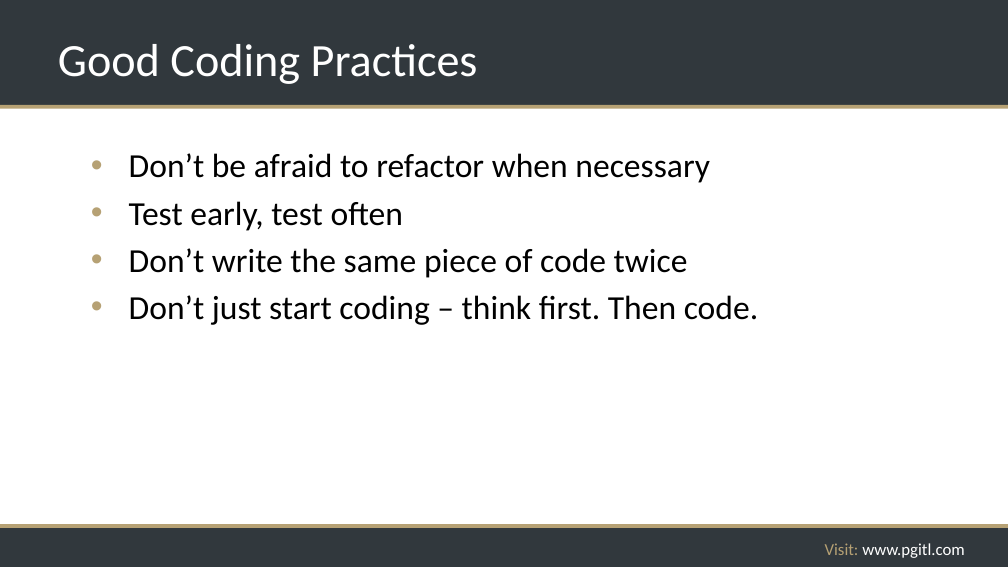
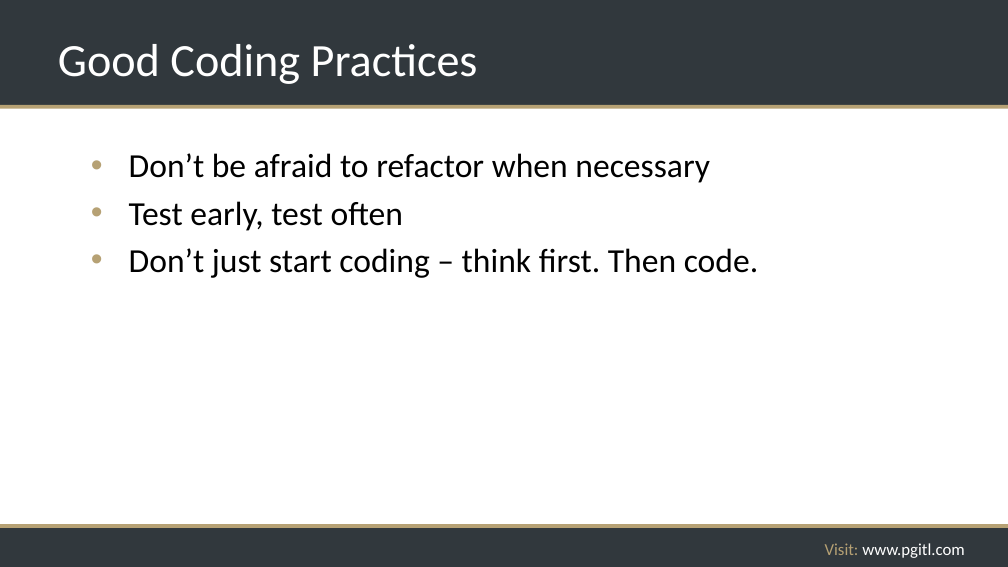
Before and after one commit to rikkouri/project-a, a slide deck: slide 234 of Programming Foundations.pptx (slide 229 before the commit). Drawn at 1008x567 pixels with LibreOffice and Linux fonts; fonts in the diff are those of the drawing; background and template pictures are left out. Boxes give left, top, right and bottom in pixels: in the first picture for what was removed or moved away, otherwise in the second. Text is boxed around its words. In the diff, an @@ line names an element or a change of style, - is before the commit and + after.

```diff
--- a/Programming Foundations.pptx
+++ b/Programming Foundations.pptx
@@ text at (x1=129, y1=248, x2=688, y2=278): paragraph removed @@
-• Don’t write the same piece of code twice
```
Also in this commit, not shown: 6 other slides changed, 18 slides removed.
